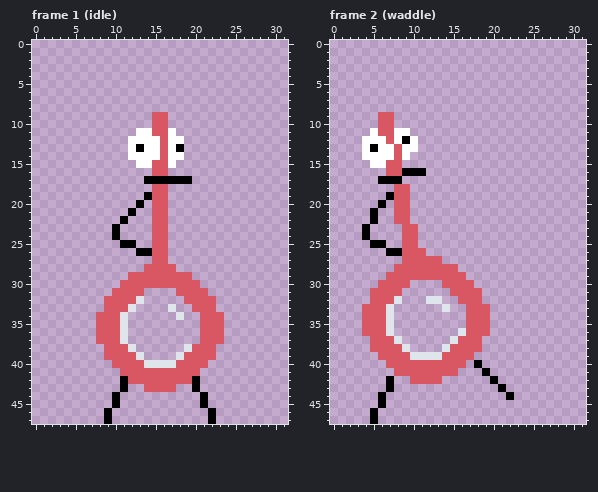
Pixel-art file: art/bubbleBoy.aseprite. The first picture shows the starting point.
32x48 pixels, 5 frames. Shown: frame 1 (idle), frame 2 (waddle). The commit also changed other frames, which this record leaves out.
New version:
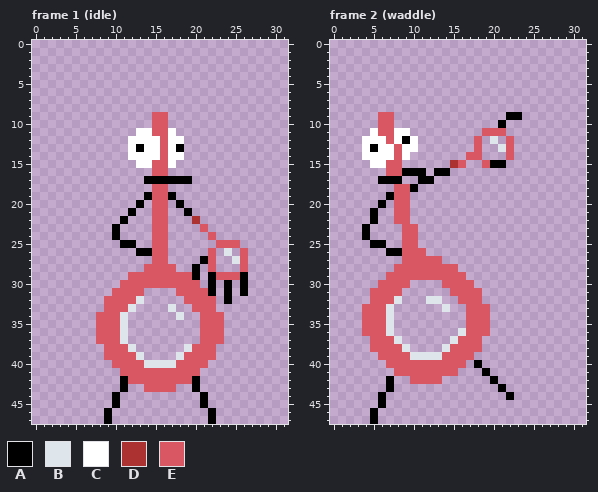
Palette (. is transparent): A #000000  B #dfe6eb  C #ffffff  D #ac3232  E #d95763
The exact change:
layer "bubbleHand" now shown
Frame 1 (idle), layer "bubbleHand":
y 19: x 17 . -> A
y 20: x 18 . -> A
y 21: x 19 . -> A
y 22: x 20 . -> D
y 23: x 21 . -> E
y 24: x 22 . -> E
y 25: x 23..25 ... -> EEE
y 26: x 22 . -> E; x 24 . -> B; x 26 . -> E
y 27: x 21..22 .. -> AE; x 25..26 .. -> BE
y 28: x 20 . -> A; x 22 . -> E; x 26 . -> E
y 29: x 20 . -> A; x 22..26 ..... -> AEEEA
y 30..31: x 22 . -> A; x 24 . -> A; x 26 . -> A
y 32: x 24 . -> A
Frame 2 (waddle), layer "bubbleHand":
y 9: x 22..23 .. -> AA
y 10: x 21 . -> A
y 11: x 19..21 ... -> EEE
y 12: x 18 . -> E; x 20 . -> B; x 22 . -> E
y 13: x 18 . -> E; x 21..22 .. -> BE
y 14: x 17..18 .. -> EE; x 22 . -> E
y 15: x 15..16 .. -> DE; x 19..21 ... -> EAA
y 16: x 13..14 .. -> AA
y 17: x 11..12 .. -> AA
y 18: x 10 . -> A
